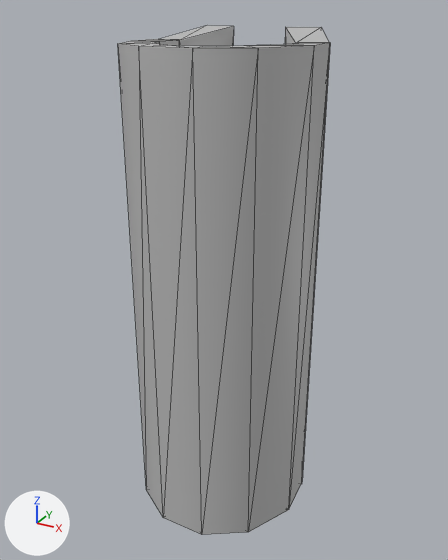
An edit to the FBX model Assets/Resources/Game/FBX/Bill/buil_5.fbx, drawn before and after from the same camera.
The view is the same before and after, from a camera (50 mm lens) standing at (4.86, -8.68, 8.8) and looking at (0.02, 0.13, 4.39). Lighting does not change. The marker at lower left points along +X, +Y and +Z. Mesh edges are drawn as thin lines. Where no turn or scale is listed for an object, it has been applied to the vertices.
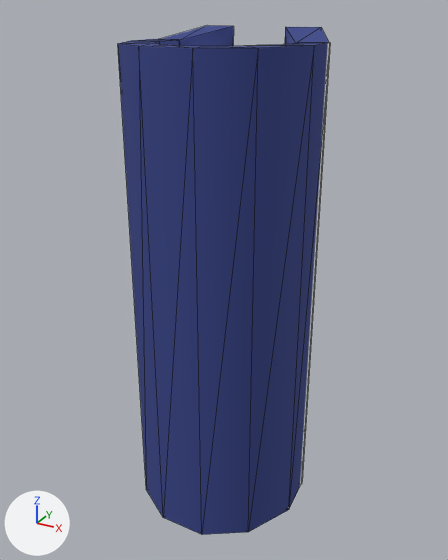
The newer file is also rescaled (x0.000602), turned or shifted as a whole; pictures and numbers use the older file's frame.

The change, as JSON lines over the scene's bpy script:
```json
{"op": "add", "block": "img_392_png", "code": ["img_392_png = load_image('392.png', '_unpacked/392.png', 4096, 4096, 'sRGB')"]}
{"op": "add", "block": "img_396_png", "code": ["img_396_png = load_image('396.png', '_unpacked/396.png', 4096, 4096, 'sRGB')"]}
{"op": "add", "block": "mat_material_50", "code": ["mat_material_50 = bpy.data.materials.new('Material_50')", "# uses the picture img_392_png", "# uses the picture img_396_png"]}
{"block": "me_mesh", "where": "me_mesh.from_pydata(...)  # 78 vertices, 132 faces; spans x -1.5..1.56, y -1.44..1.57, z 0.0..8.51"}
{"op": "remove", "block": "me_mesh", "code": "me_mesh.materials.append(mat_lambert1)  # grey #bcbcbc"}
{"op": "add", "block": "me_mesh", "code": "me_mesh.materials.append(mat_material_50)"}
```

Pixel boxes [x1, y1, x2, y2] of what changed, in the pictures (448 x 560 px):
```json
{"object": "Mesh", "change": "recoloured", "before": [118, 25, 330, 535], "after": [118, 25, 330, 535], "on screen": "grey to blue"}
```
